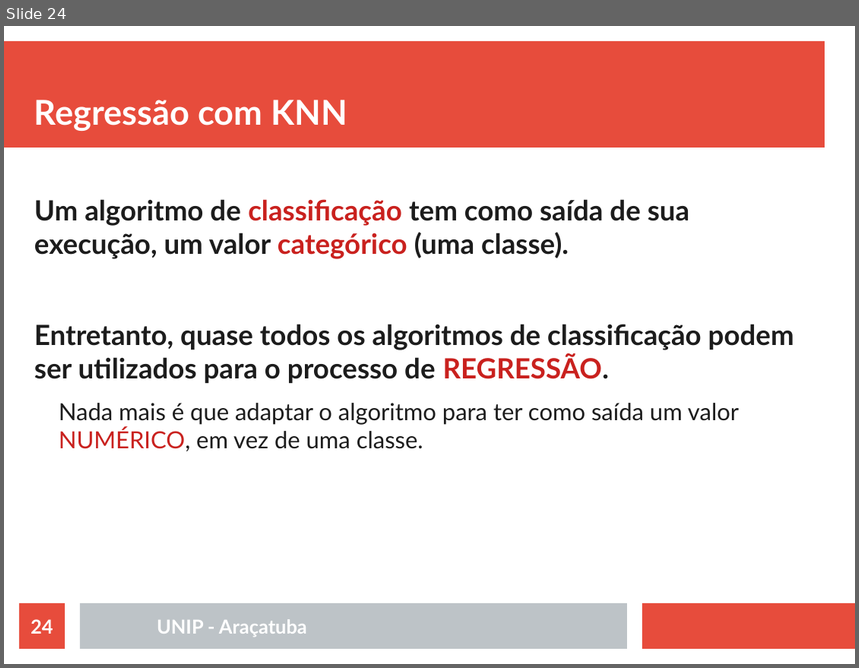
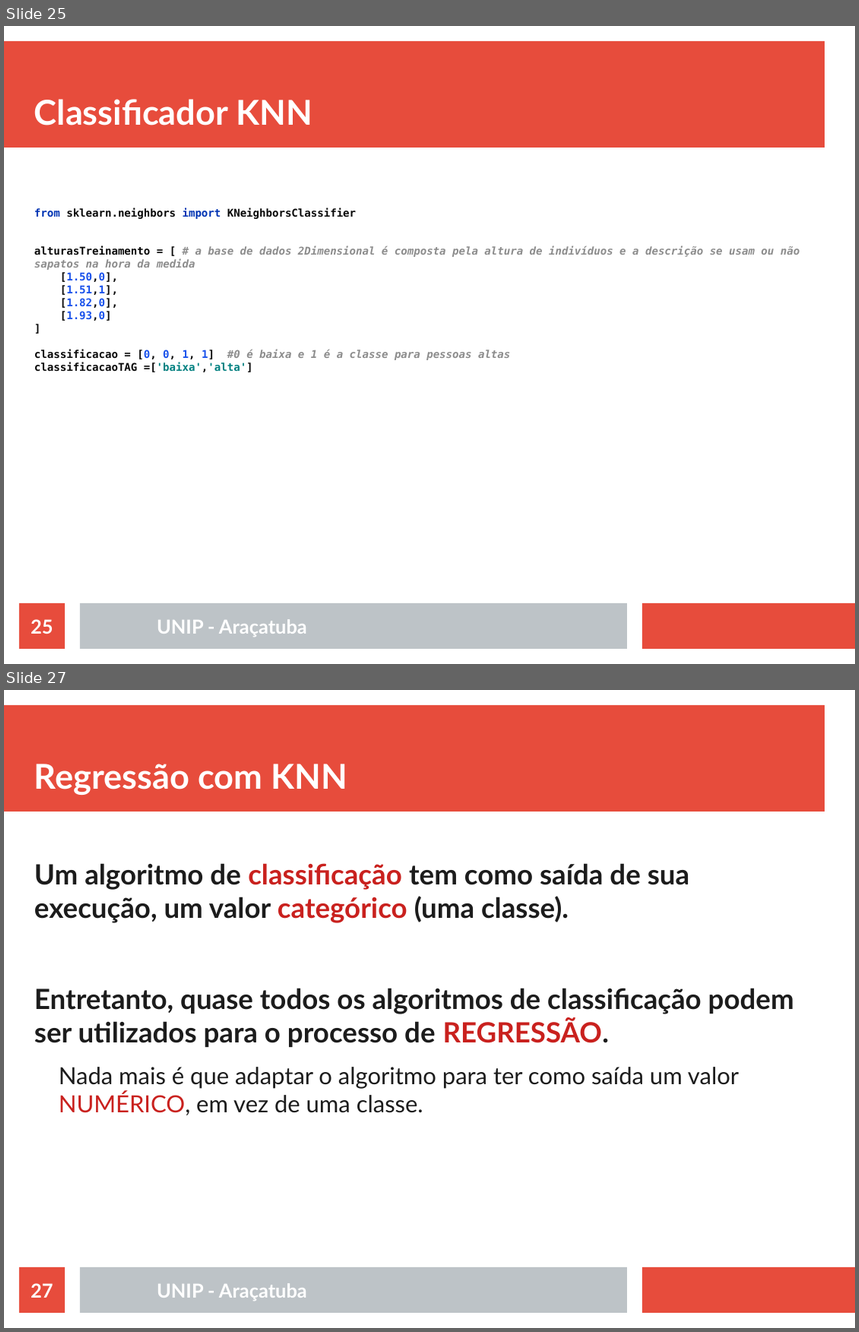
Before and after one commit to rafaelstojoao/pos-unip, a slide deck: [2020][modulo][Machine_Learning]/[aula]03[outrosAlgoritmos].odp. Shown one above the other, each under a label of ours: slide 24 before the commit, slides 25 and 27 after it; the slides between them are not shown. The pictures are 859x668 and 859x1332 pixels, drawn with LibreOffice and Linux fonts; fonts in the diff are those of the drawing. Boxes give left, top, right and bottom in pixels: in the first picture for what was removed or moved away, otherwise in the second. Text is boxed around its words. In the diff, an @@ line names an element or a change of style, - is before the commit and + after.

```diff
--- a/[2020][modulo][Machine_Learning]/[aula]03[outrosAlgoritmos].odp
+++ b/[2020][modulo][Machine_Learning]/[aula]03[outrosAlgoritmos].odp
@@ slide 25 added at (x1=4, y1=26, x2=855, y2=664), background #FFFFFF; not listed: 3 template elements that a slide beside it also shows @@
@@ title added at (x1=34, y1=99, x2=313, y2=126), 32 pt, text #FFFFFF, bold @@
+Classificador KNN
@@ text added at (x1=34, y1=208, x2=800, y2=373), 10 pt, text #8C8C8C, bold @@
+from sklearn.neighbors import KNeighborsClassifier
+alturasTreinamento = [ # a base de dados 2Dimensional é composta pela altura de indivíduos e a descrição se usam ou não sapatos na hora da medida
+[1.50,0],
+[1.51,1],
+[1.82,0],
+[1.93,0]
+]
+classificacao = [0, 0, 1, 1] #0 é baixa e 1 é a classe para pessoas altas
+classificacaoTAG =['baixa','alta']
@@ page number added at (x1=19, y1=604, x2=65, y2=649), fill #E74C3C, 18 pt, text #FFFFFF, bold @@
+25
@@ text added at (x1=157, y1=620, x2=307, y2=637), 18 pt, text #FFFFFF, bold @@
+UNIP - Araçatuba
@@ what was slide 24 is now slide 27 @@
@@ page number at (x1=31, y1=1284, x2=53, y2=1298): text changed @@
-24
+27
```
Also in this commit, not shown: 2 slides changed, 2 other slides added, 1 other file.
